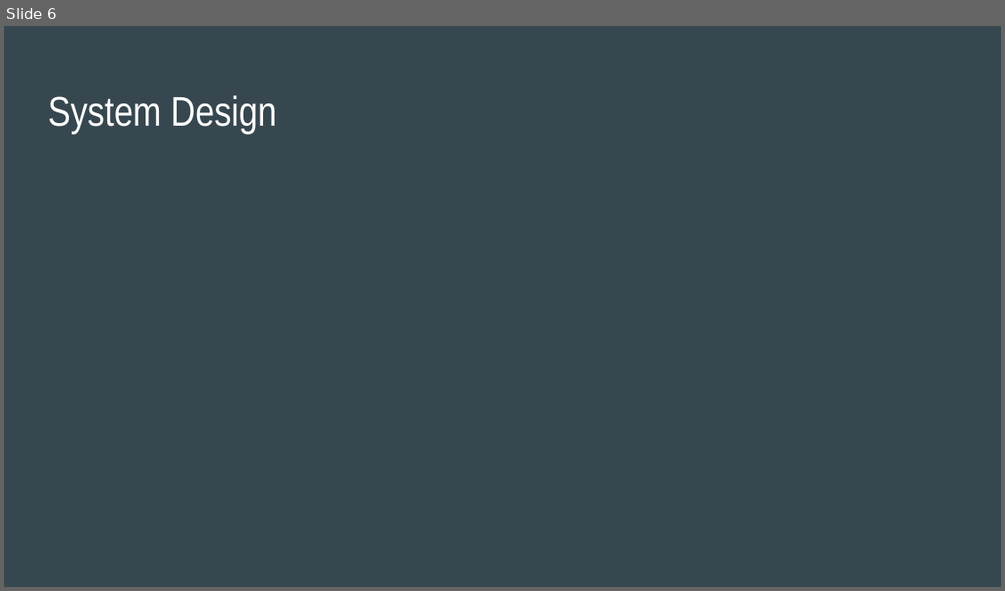
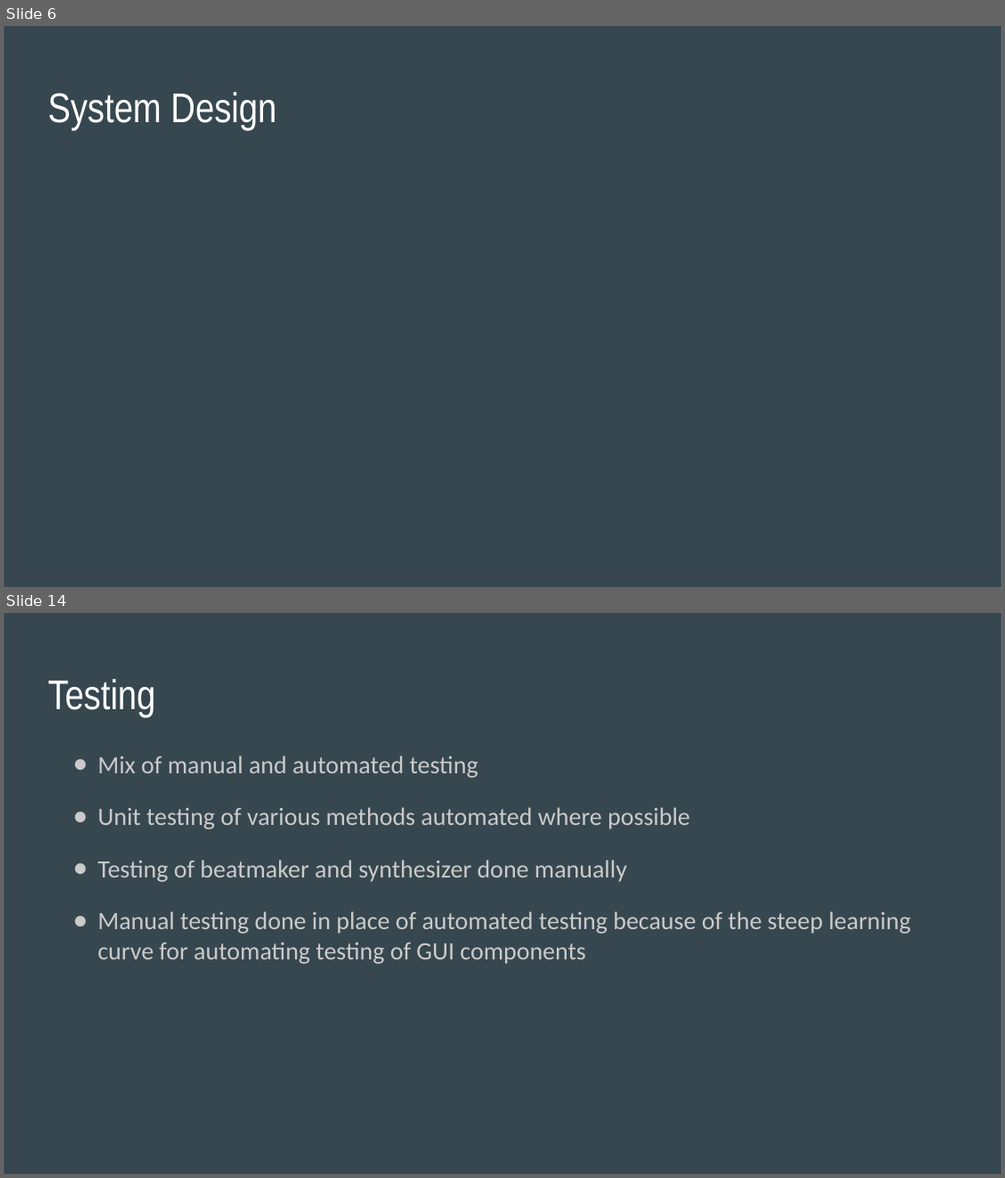
Before and after one commit to jon3654/synthsgw, a slide deck: Presentation.odp. Shown one above the other, each under a label of ours: slide 6 before the commit, slides 6 and 14 after it; the slides between them are not shown. The pictures are 1005x591 and 1005x1178 pixels, drawn with LibreOffice and Linux fonts; fonts in the diff are those of the drawing. Boxes give left, top, right and bottom in pixels: in the first picture for what was removed or moved away, otherwise in the second. Text is boxed around its words. In the diff, an @@ line names an element or a change of style, - is before the commit and + after.

```diff
--- a/Presentation.odp
+++ b/Presentation.odp
@@ slide 14 added at [4, 613, 1001, 1174], background #37474F @@
@@ title added at [48, 679, 155, 717], 30 pt, text #FFFFFF @@
+Testing
@@ text added at [97, 755, 910, 964], 18 pt, text #CACACA @@
+● Mix of manual and automated testing
+● Unit testing of various methods automated where possible
+● Testing of beatmaker and synthesizer done manually
+● Manual testing done in place of automated testing because of the steep learning curve for automating testing of GUI components
@@ slide 6 changed as well @@
@@ title "System Design" at [48, 92, 276, 130]: vertical alignment top to middle @@
```
Also in this commit, not shown: 4 other slides changed, 11 other slides added, 1 slide removed.
